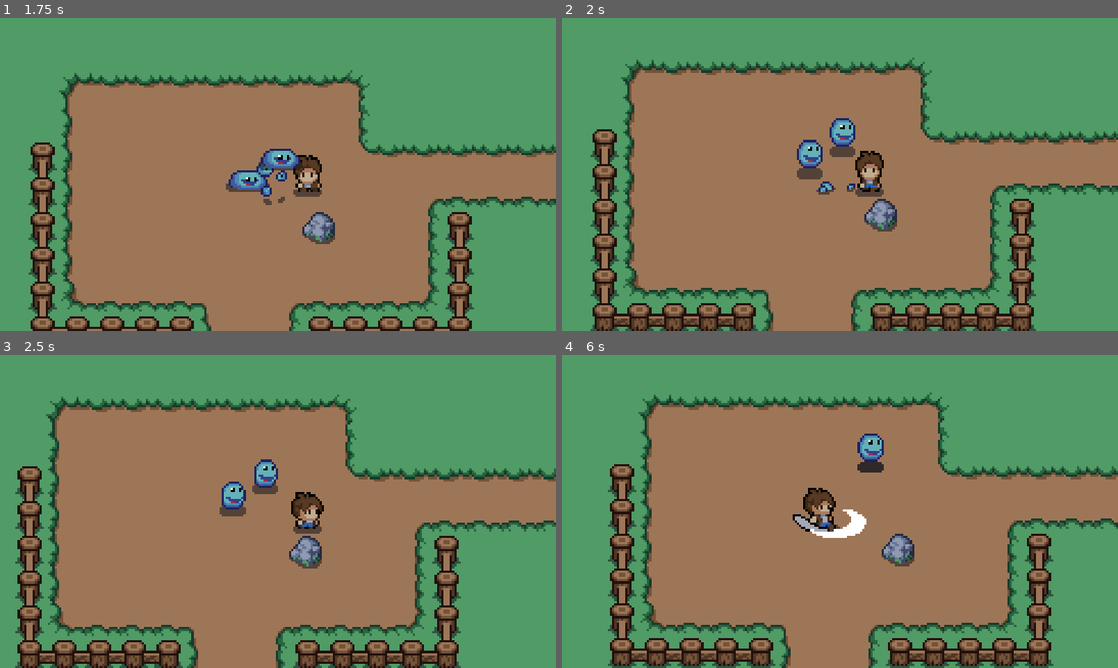
Above: before the commit, frames 1-4 (two rows, left to right).
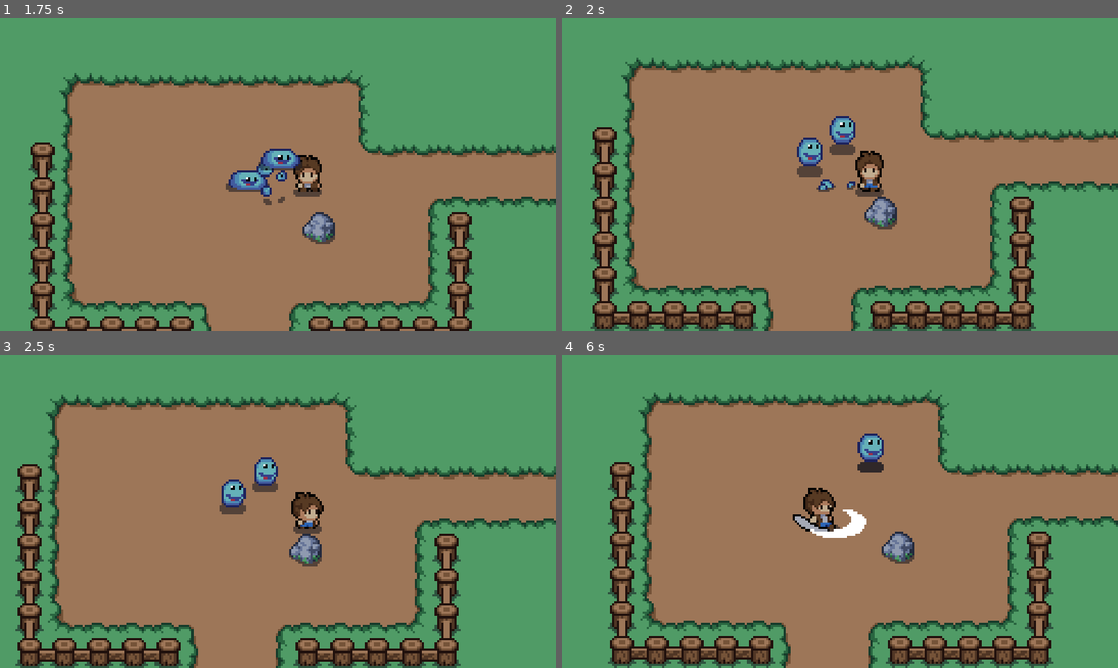
Above: after the commit, the same moments.

Repository: abconway/2drpg
Game: Godot game, scene res://scenes/world.tscn
Two runs of this game, one before a commit and one after it. Both use one fixed random seed, a clock stepped at 60 frames per second and the inputs below.
Inputs:
- Up to frame 1 (1.75 s): hold Right (player_move_right) 0.53-1.28 s; tap Space (player_attack) at 0.6, 1.35 s; hold Down (player_move_down) from 1.28 s (still down)
- Up to frame 2 (2 s): keep holding Down (player_move_down)
- Up to frame 3 (2.5 s): release Down (player_move_down) at 2.03 s; hold Right (player_move_right) from 2.03 s (still down); tap Space (player_attack) at 2.1 s
- Up to frame 4 (6 s): release Right (player_move_right) at 2.78 s; hold Up (player_move_up) 2.78-3.53 s; tap Space (player_attack) every 0.75 s from 2.85 to 5.85 s; hold Left (player_move_left) 3.53-5.03 s; hold Down (player_move_down) 5.03-5.78 s; hold Right (player_move_right) from 5.78 s (still down)

Frame 1 is identical in both runs. In frame 2, 11% of the frame differs, in the area x 5-100%, y 12-100%; in frame 3, 11%; in frame 4, 10%.

Commit message:
fix player collision shape

Diff:
--- a/scenes/player.tscn
+++ b/scenes/player.tscn
@@ -2,10 +2,6 @@
 
 [ext_resource type="Texture2D" uid="uid://c8bdv6wyg26vn" path="res://assets/characters/player.png" id="1_eo8y2"]
 [ext_resource type="Script" path="res://scripts/player.gd" id="1_wl6eu"]
-
-[sub_resource type="CapsuleShape2D" id="CapsuleShape2D_355aa"]
-radius = 6.0
-height = 20.0
 
 [sub_resource type="Animation" id="Animation_k2r4u"]
 length = 0.001
@@ -674,16 +670,15 @@
 states/walk/position = Vector2(669.5, 100.375)
 transitions = ["Start", "idle", SubResource("AnimationNodeStateMachineTransition_55s1b"), "idle", "walk", SubResource(" …(346 unchanged characters)…
 
+[sub_resource type="CircleShape2D" id="CircleShape2D_ukovi"]
+radius = 6.0
+
 [sub_resource type="CapsuleShape2D" id="CapsuleShape2D_1lxlq"]
 radius = 8.0
 height = 20.0
 
 [node name="Player" type="CharacterBody2D" groups=["Player"]]
 script = ExtResource("1_wl6eu")
-
-[node name="CollisionShape2D" type="CollisionShape2D" parent="."]
-position = Vector2(0, -7)
-shape = SubResource("CapsuleShape2D_355aa")
 
 [node name="Sprite2D" type="Sprite2D" parent="."]
 position = Vector2(0, -16)
@@ -708,6 +703,10 @@
 parameters/idle/blend_position = Vector2(0, 0)
 parameters/walk/blend_position = Vector2(0, 0)
 
+[node name="CollisionShape2D2" type="CollisionShape2D" parent="."]
+position = Vector2(0, -4)
+shape = SubResource("CircleShape2D_ukovi")
+
 [node name="Marker2D" type="Marker2D" parent="."]
 position = Vector2(0, -5)
 
